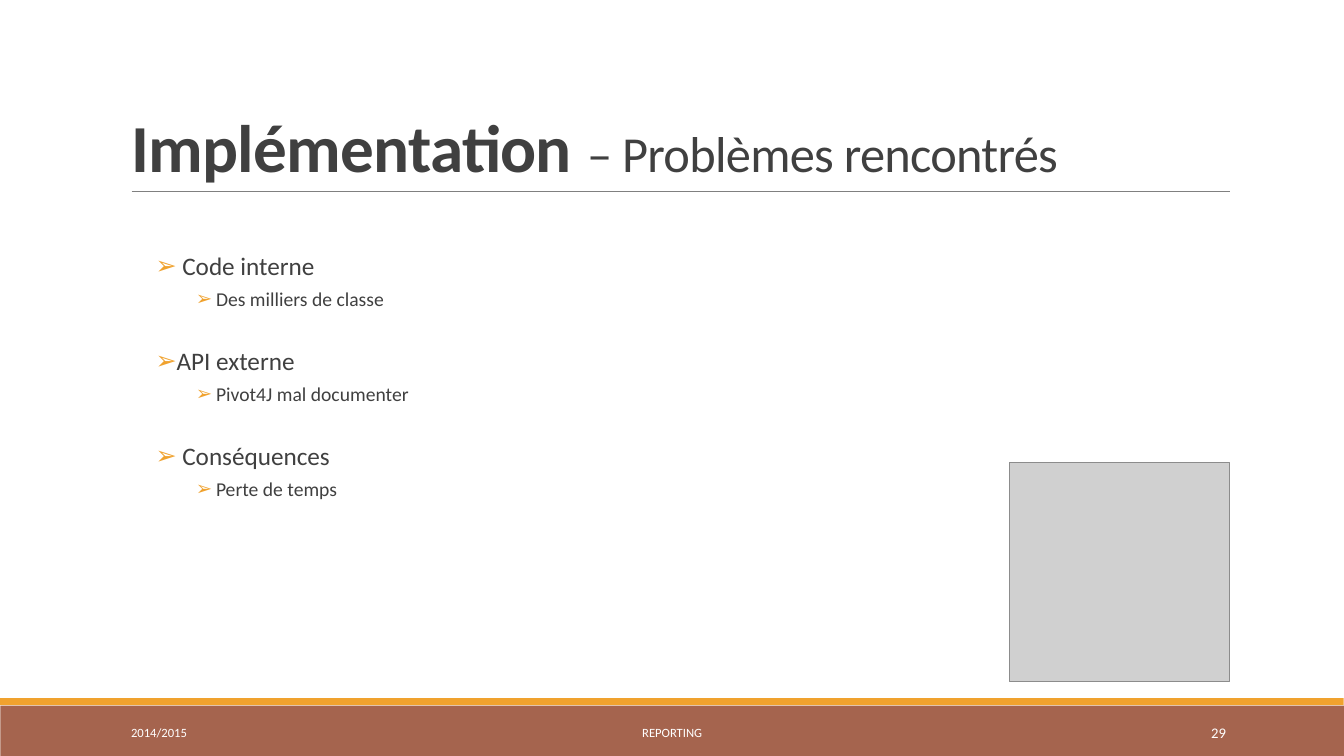
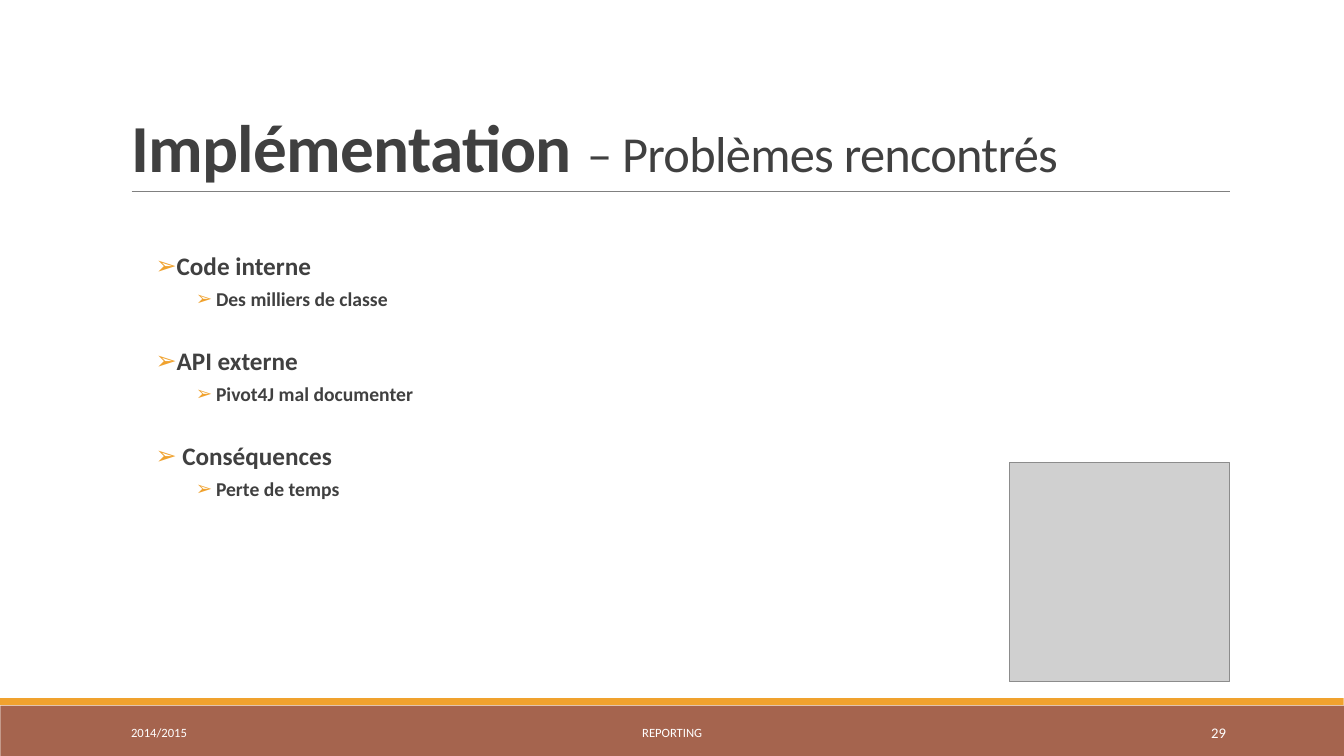
Before and after one commit to seddikouiss/data, a slide deck: slide 29 of RAPORT/Reporting_Presentation_V2.pptx. Drawn at 1344x756 pixels with LibreOffice and Linux fonts; fonts in the diff are those of the drawing; grey boxes stand for pictures. Boxes give left, top, right and bottom in pixels: in the first picture for what was removed or moved away, otherwise in the second. Text is boxed around its words. In the diff, an @@ line names an element or a change of style, - is before the commit and + after.

```diff
--- a/RAPORT/Reporting_Presentation_V2.pptx
+++ b/RAPORT/Reporting_Presentation_V2.pptx
@@ text "Code interne" at [177, 257, 413, 499]: bold on @@
```
Also in this commit, not shown: 17 other slides changed, 1 other file.
